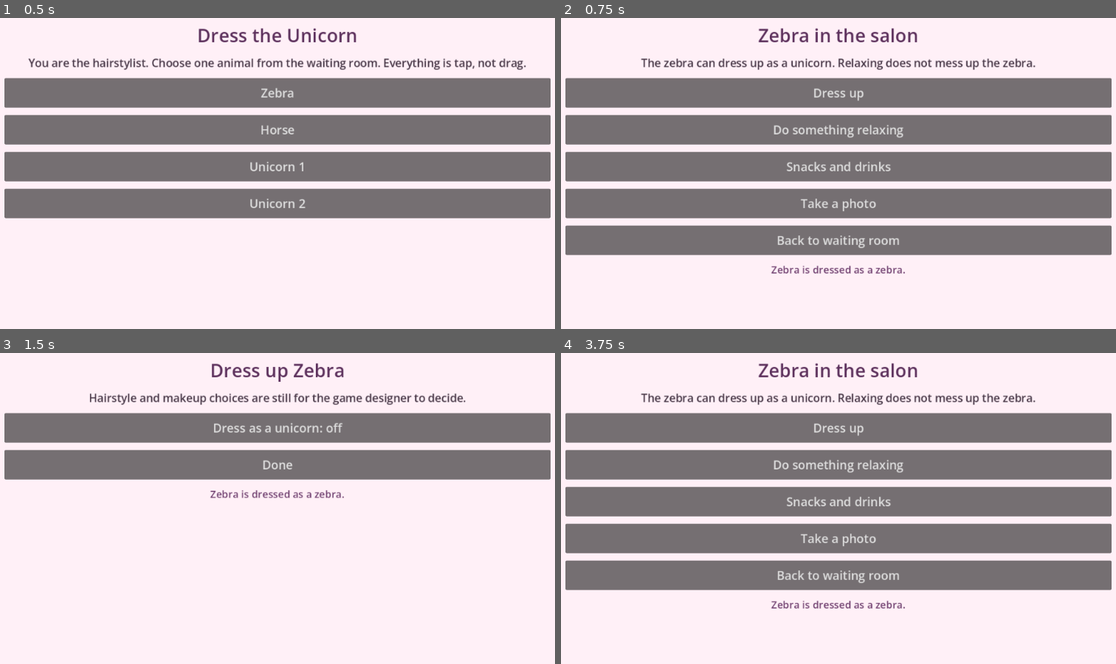
Above: before the commit, frames 1-4 (two rows, left to right).
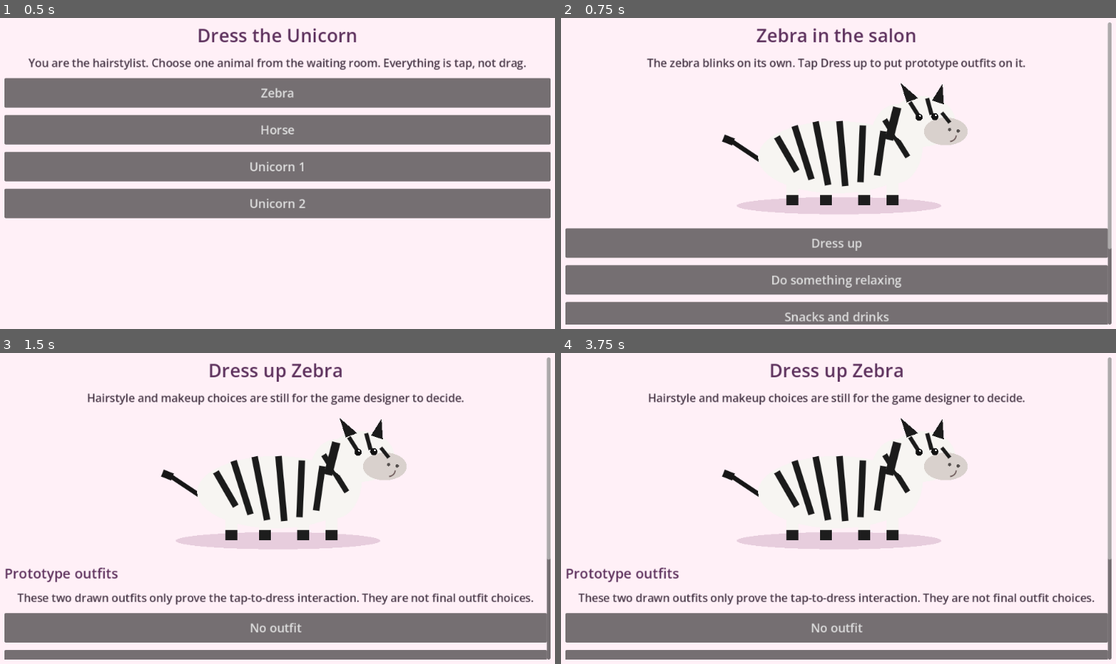
Above: after the commit, the same moments.

Repository: isomorphisms/game
Game: Godot game, scene res://scenes/main.tscn
Two runs of this game, one before a commit and one after it. Both use one fixed random seed, a clock stepped at 60 frames per second and the inputs below.
Inputs (mouse positions are in pixels of both pictures, inside the frame that each line leads up to):
- Up to frame 1 (0.5 s): no input
- Up to frame 2 (0.75 s): click "Zebra" at 0.5 s
- Up to frame 3 (1.5 s): click "Dress up" at 1.25 s
- Up to frame 4 (3.75 s): click (838, 626) at 2 s, where only the run after the commit has a clickable "No outfit"; click (outside the picture) at 2.75 s, where only the run after the commit has a clickable "Prototype outfit 1"; click (838, 464) at 3.5 s, where only the run before the commit has a clickable "Done"

Frame 1 is identical in both runs. In frame 2, 60% of the frame differs, in the area x 0-100%, y 1-99%; in frame 3, 38%; in frame 4, 64%.

Commit message:
Add blinking zebra dress-up preview [release-salon-preview]

Diff:
--- a/scripts/main.gd
+++ b/scripts/main.gd
@@ -1,4 +1,6 @@
 extends Control
+
+const ZebraView = preload("res://scripts/zebra_view.gd")
 
 const DRINKS := [
     "Lemonade",
@@ -38,6 +40,7 @@
 var animal := ""
 var animal_kind := ""
 var zebra_as_unicorn := false
+var zebra_outfit := 0
 var wearing_wings := false
 var horn_style := "none"
 var look_messy := false
@@ -119,10 +122,16 @@
     status_label.add_theme_color_override("font_color", Color("704070"))
     content.add_child(status_label)
 
+func _add_zebra_preview() -> void:
+    var preview = ZebraView.new()
+    preview.configure(zebra_outfit, zebra_as_unicorn, wearing_wings, horn_style, look_messy)
+    content.add_child(preview)
+
 func _show_waiting_room() -> void:
     animal = ""
     animal_kind = ""
     zebra_as_unicorn = false
+    zebra_outfit = 0
     wearing_wings = false
     horn_style = "none"
     look_messy = false
@@ -145,7 +154,8 @@
     if animal_kind == "unicorn":
         _note("A unicorn can get messed up while doing something relaxing, then you can redo the look.")
     elif animal_kind == "zebra":
-        _note("The zebra can dress up as a unicorn. Relaxing does not mess up the zebra.")
+        _note("The zebra blinks on its own. Tap Dress up to put prototype outfits on it.")
+        _add_zebra_preview()
     else:
         _note("The horse is a regular dress-up customer.")
 
@@ -164,6 +174,12 @@
     _note("Hairstyle and makeup choices are still for the game designer to decide.")
 
     if animal_kind == "zebra":
+        _add_zebra_preview()
+        _heading("Prototype outfits")
+        _note("These two drawn outfits only prove the tap-to-dress interaction. They are not final outfit choices.")
+        _button("No outfit", _set_zebra_outfit.bind(0))
+        _button("Prototype outfit 1", _set_zebra_outfit.bind(1))
+        _button("Prototype outfit 2", _set_zebra_outfit.bind(2))
         _button("Dress as a unicorn: %s" % _on_off(zebra_as_unicorn), _toggle_zebra_costume)
 
     if _can_use_unicorn_accessories():
@@ -174,6 +190,10 @@
 
     _button("Done", _show_salon)
     _status(_appearance_text())
+
+func _set_zebra_outfit(index: int) -> void:
+    zebra_outfit = index
+    _show_dress_up()
 
 func _on_off(value: bool) -> String:
     return "on" if value else "off"
@@ -240,6 +260,8 @@
     _clear_screen()
     _title("Photo time")
     _note("%s is ready for a picture." % animal)
+    if animal_kind == "zebra":
+        _add_zebra_preview()
     if look_messy:
         _note("This unicorn is still messy from relaxing.")
     _note(_appearance_text())
@@ -271,6 +293,8 @@
     else:
         text += " is dressed up"
 
+    if animal_kind == "zebra" and zebra_outfit > 0:
+        text += " in prototype outfit %d" % zebra_outfit
     if wearing_wings:
         text += " with wings"
     if horn_style != "none":
--- /dev/null
+++ b/scripts/zebra_view.gd
@@ -0,0 +1,170 @@
+extends Control
+
+var outfit_index := 0
+var unicorn_costume := false
+var wearing_wings := false
+var horn_style := "none"
+var messy := false
+
+var _eyes_open := true
+var _blink_timer: Timer
+var _open_timer: Timer
+
+func _ready() -> void:
+    custom_minimum_size = Vector2(0, 310)
+    size_flags_horizontal = Control.SIZE_EXPAND_FILL
+    mouse_filter = Control.MOUSE_FILTER_IGNORE
+
+    _blink_timer = Timer.new()
+    _blink_timer.one_shot = true
+    _blink_timer.timeout.connect(_begin_blink)
+    add_child(_blink_timer)
+
+    _open_timer = Timer.new()
+    _open_timer.one_shot = true
+    _open_timer.timeout.connect(_finish_blink)
+    add_child(_open_timer)
+
+    _schedule_blink()
+    queue_redraw()
+
+func configure(new_outfit: int, as_unicorn: bool, wings: bool, new_horn_style: String, is_messy: bool) -> void:
+    outfit_index = new_outfit
+    unicorn_costume = as_unicorn
+    wearing_wings = wings
+    horn_style = new_horn_style
+    messy = is_messy
+    queue_redraw()
+
+func _schedule_blink() -> void:
+    if is_inside_tree():
+        _blink_timer.start(randf_range(1.5, 3.3))
+
+func _begin_blink() -> void:
+    _eyes_open = false
+    queue_redraw()
+    _open_timer.start(0.13)
+
+func _finish_blink() -> void:
+    _eyes_open = true
+    queue_redraw()
+    _schedule_blink()
+
+func _draw() -> void:
+    var base_size := Vector2(640.0, 300.0)
+    var scale_factor := min(max(size.x, 1.0) / base_size.x, max(size.y, 1.0) / base_size.y)
+    var offset := Vector2((size.x - base_size.x * scale_factor) * 0.5, (size.y - base_size.y * scale_factor) * 0.5)
+    draw_set_transform(offset, 0.0, Vector2(scale_factor, scale_factor))
+
+    # Soft salon floor shadow.
+    _ellipse(Vector2(325, 268), Vector2(215, 18), Color("e7cddd"))
+
+    # Wings sit behind the zebra body.
+    if wearing_wings:
+        _ellipse(Vector2(255, 120), Vector2(92, 48), Color("e8dcff"))
+        _ellipse(Vector2(360, 112), Vector2(96, 52), Color("d8ecff"))
+        draw_line(Vector2(210, 120), Vector2(292, 92), Color("9c86bf"), 4.0, true)
+        draw_line(Vector2(332, 104), Vector2(410, 80), Color("8aa6c0"), 4.0, true)
+
+    # Tail.
+    draw_line(Vector2(162, 174), Vector2(102, 134), Color("161616"), 9.0, true)
+    draw_line(Vector2(103, 134), Vector2(83, 126), Color("161616"), 15.0, true)
+
+    # Legs.
+    for x in [215.0, 285.0, 365.0, 425.0]:
+        draw_rect(Rect2(x, 198, 25, 69), Color("f7f5f2"), true)
+        draw_rect(Rect2(x, 246, 25, 21), Color("1d1d1d"), true)
+
+    # Body and neck.
+    _ellipse(Vector2(320, 166), Vector2(165, 76), Color("f7f5f2"))
+    _ellipse(Vector2(445, 138), Vector2(56, 83), Color("f7f5f2"))
+
+    # Body stripes.
+    for stripe in [
+        [Vector2(195, 124), Vector2(236, 195)],
+        [Vector2(232, 101), Vector2(267, 212)],
+        [Vector2(276, 92), Vector2(302, 224)],
+        [Vector2(326, 91), Vector2(338, 226)],
+        [Vector2(375, 100), Vector2(370, 218)],
+        [Vector2(418, 112), Vector2(405, 204)],
+    ]:
+        draw_line(stripe[0], stripe[1], Color("1b1b1b"), 13.0, true)
+
+    # Neck stripes.
+    draw_line(Vector2(421, 88), Vector2(469, 165), Color("1b1b1b"), 11.0, true)
+    draw_line(Vector2(438, 74), Vector2(483, 137), Color("1b1b1b"), 10.0, true)
+
+    # Head and muzzle.
+    _ellipse(Vector2(500, 91), Vector2(69, 53), Color("f7f5f2"))
+    _ellipse(Vector2(549, 112), Vector2(46, 29), Color("d9d1cd"))
+
+    # Ears and mane.
+    draw_colored_polygon(PackedVector2Array([Vector2(467, 51), Vector2(454, 10), Vector2(491, 42)]), Color("1b1b1b"))
+    draw_colored_polygon(PackedVector2Array([Vector2(520, 47), Vector2(542, 12), Vector2(545, 55)]), Color("1b1b1b"))
+    draw_line(Vector2(447, 62), Vector2(430, 129), Color("1b1b1b"), 17.0, true)
+
+    # Face stripes.
+    draw_line(Vector2(474, 51), Vector2(493, 81), Color("1b1b1b"), 8.0, true)
+    draw_line(Vector2(510, 43), Vector2(519, 76), Color("1b1b1b"), 8.0, true)
+    draw_line(Vector2(541, 73), Vector2(557, 93), Color("1b1b1b"), 7.0, true)
+
+    # Blinking eyes.
+    if _eyes_open:
+        draw_circle(Vector2(493, 82), 7.5, Color("111111"))
+        draw_circle(Vector2(495, 79), 2.0, Color("ffffff"))
+        draw_circle(Vector2(526, 81), 7.5, Color("111111"))
+        draw_circle(Vector2(528, 78), 2.0, Color("ffffff"))
+    else:
+        draw_line(Vector2(485, 83), Vector2(501, 83), Color("111111"), 4.0, true)
+        draw_line(Vector2(518, 82), Vector2(534, 82), Color("111111"), 4.0, true)
+
+    # Nostrils and smile.
+    draw_circle(Vector2(557, 108), 3.5, Color("55504e"))
+    draw_circle(Vector2(575, 111), 3.5, Color("55504e"))
+    draw_arc(Vector2(557, 119), 14.0, 0.15, 1.45, 16, Color("6b5757"), 2.5, true)
+
+    # Prototype clothing overlays. These are deliberately not final design choices.
+    if outfit_index == 1:
+        draw_colored_polygon(PackedVector2Array([
+            Vector2(215, 120), Vector2(388, 110), Vector2(430, 190), Vector2(235, 210)
+        ]), Color("e9a5d1"))
+        draw_line(Vector2(231, 138), Vector2(407, 130), Color("ffffff"), 5.0, true)
+        draw_circle(Vector2(407, 142), 9.0, Color("fff3a8"))
+    elif outfit_index == 2:
+        draw_rect(Rect2(245, 172, 150, 26), Color("9edbf0"), true)
+        for x in [255.0, 285.0, 315.0, 345.0, 375.0]:
+            draw_colored_polygon(PackedVector2Array([
+                Vector2(x, 198), Vector2(x + 16, 224), Vector2(x + 32, 198)
+            ]), Color("c4ecf8"))
+        draw_colored_polygon(PackedVector2Array([
+            Vector2(451, 137), Vector2(427, 122), Vector2(429, 151), Vector2(451, 141)
+        ]), Color("75bdd7"))
+        draw_colored_polygon(PackedVector2Array([
+            Vector2(451, 137), Vector2(475, 121), Vector2(473, 151), Vector2(451, 141)
+        ]), Color("75bdd7"))
+        draw_circle(Vector2(451, 138), 7.0, Color("fff3a8"))
+
+    # Unicorn costume accessories.
+    if unicorn_costume and horn_style != "none":
+        var horn_color := Color("f4d36b") if horn_style == "horn" else Color("f18ac5")
+        draw_colored_polygon(PackedVector2Array([
+            Vector2(510, 44), Vector2(525, -2), Vector2(532, 48)
+        ]), horn_color)
+        if horn_style == "rainbow horn":
+            draw_line(Vector2(516, 30), Vector2(529, 26), Color("7bc7ff"), 5.0, true)
+            draw_line(Vector2(519, 18), Vector2(528, 15), Color("8ee08e"), 5.0, true)
+            draw_line(Vector2(522, 8), Vector2(527, 6), Color("ffd66b"), 5.0, true)
+
+    if messy:
+        draw_line(Vector2(463, 47), Vector2(444, 24), Color("1b1b1b"), 5.0, true)
+        draw_line(Vector2(478, 43), Vector2(473, 18), Color("1b1b1b"), 5.0, true)
+        draw_line(Vector2(493, 42), Vector2(506, 17), Color("1b1b1b"), 5.0, true)
+
+    draw_set_transform(Vector2.ZERO, 0.0, Vector2.ONE)
+
+func _ellipse(center: Vector2, radii: Vector2, color: Color, steps: int = 48) -> void:
+    var points := PackedVector2Array()
+    for i in range(steps):
+        var angle := TAU * float(i) / float(steps)
+        points.append(center + Vector2(cos(angle) * radii.x, sin(angle) * radii.y))
+    draw_colored_polygon(points, color)
Not shown, added: .github/workflows/salon-preview.yml
